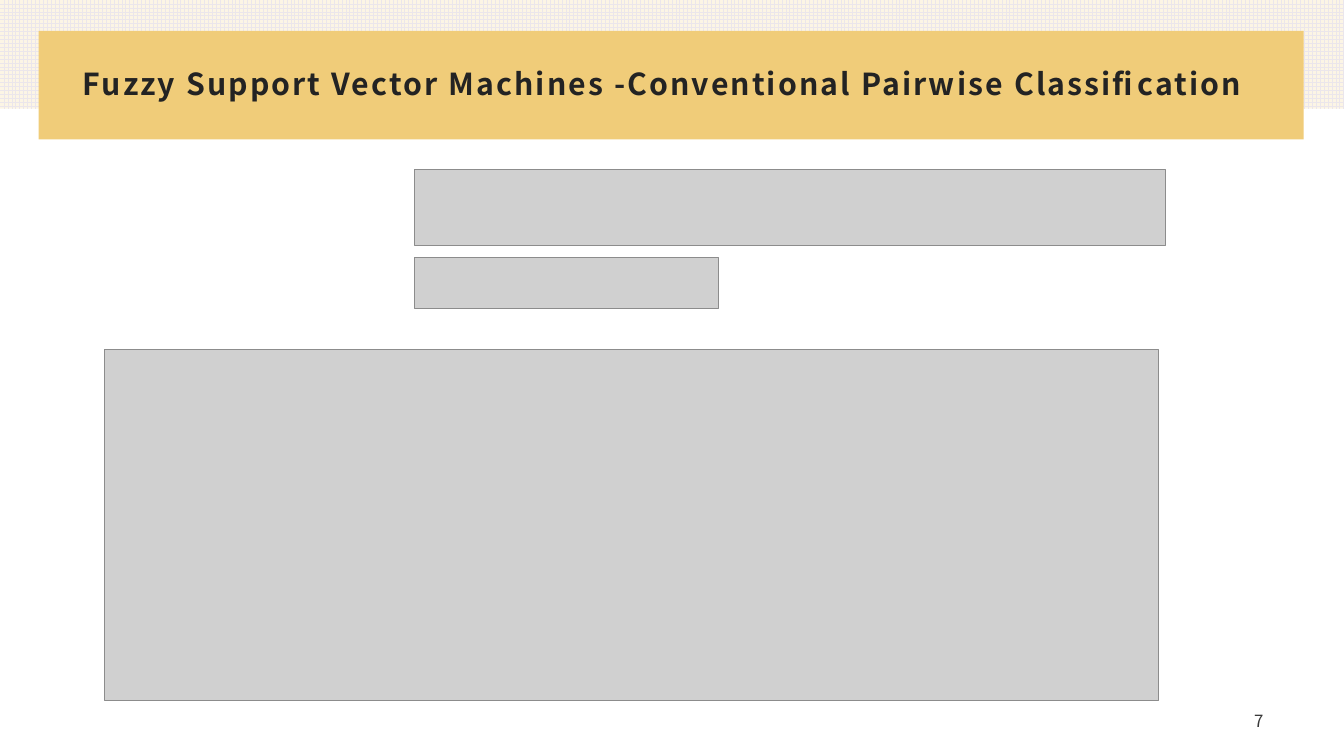
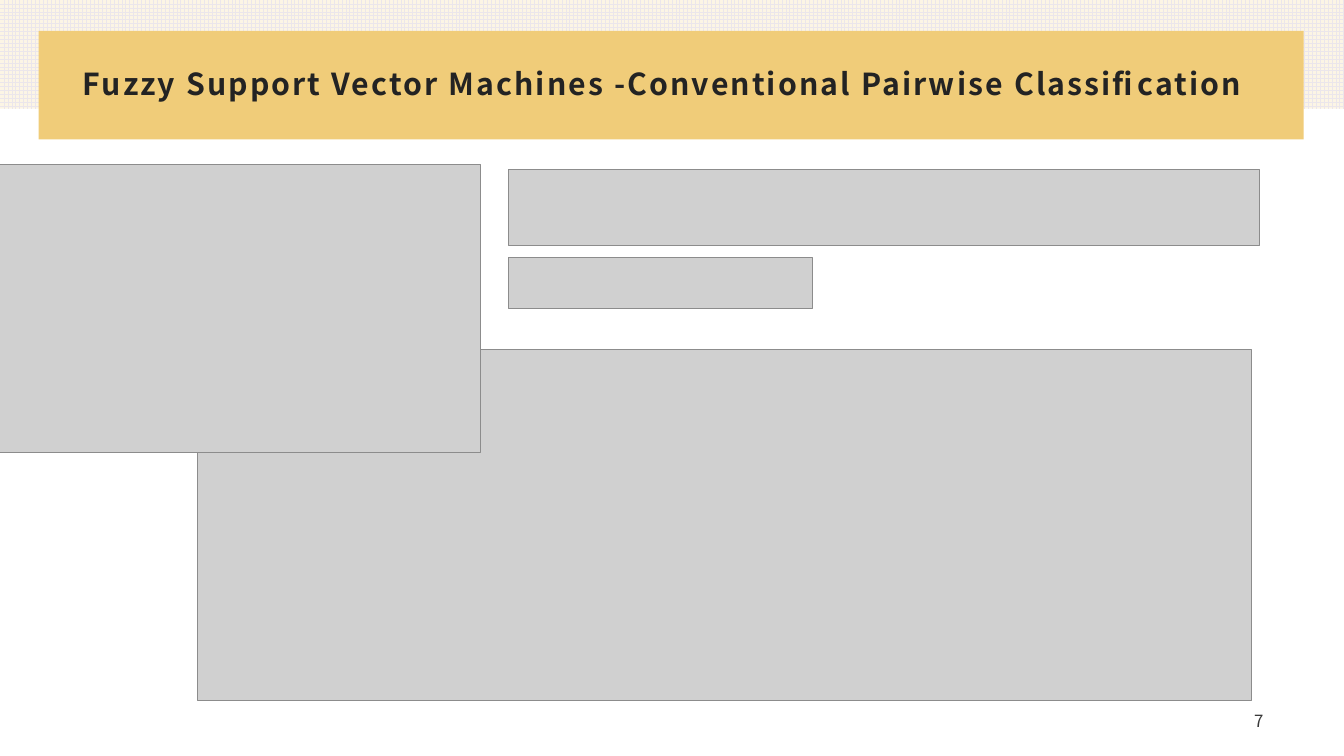
Before and after one commit to Jiadia22/2024-Machine_Learning, a slide deck: slide 7 of SVM Paper 1.pptx. Drawn at 1344x756 pixels with LibreOffice and Linux fonts; fonts in the diff are those of the drawing; grey boxes stand for pictures. Boxes give left, top, right and bottom in pixels: in the first picture for what was removed or moved away, otherwise in the second. Text is boxed around its words. In the diff, an @@ line names an element or a change of style, - is before the commit and + after.

```diff
--- a/SVM Paper 1.pptx
+++ b/SVM Paper 1.pptx
@@ picture added at [0,164,481,453] @@
@@ 3 pictures: place and size @@
-3 pictures at [105,169,1166,701]
+3 pictures at [198,169,1259,701]
```
Also in this commit, not shown: 5 other slides changed, 1 slide added.
